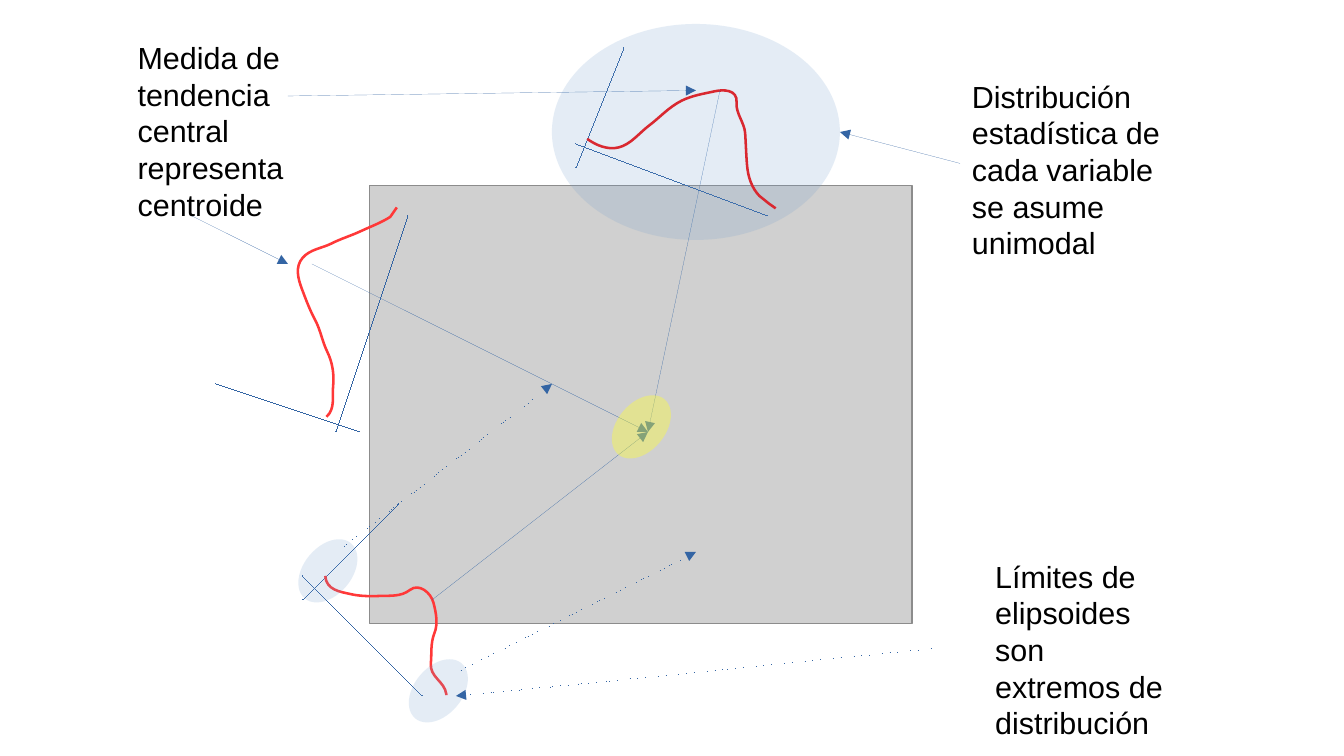
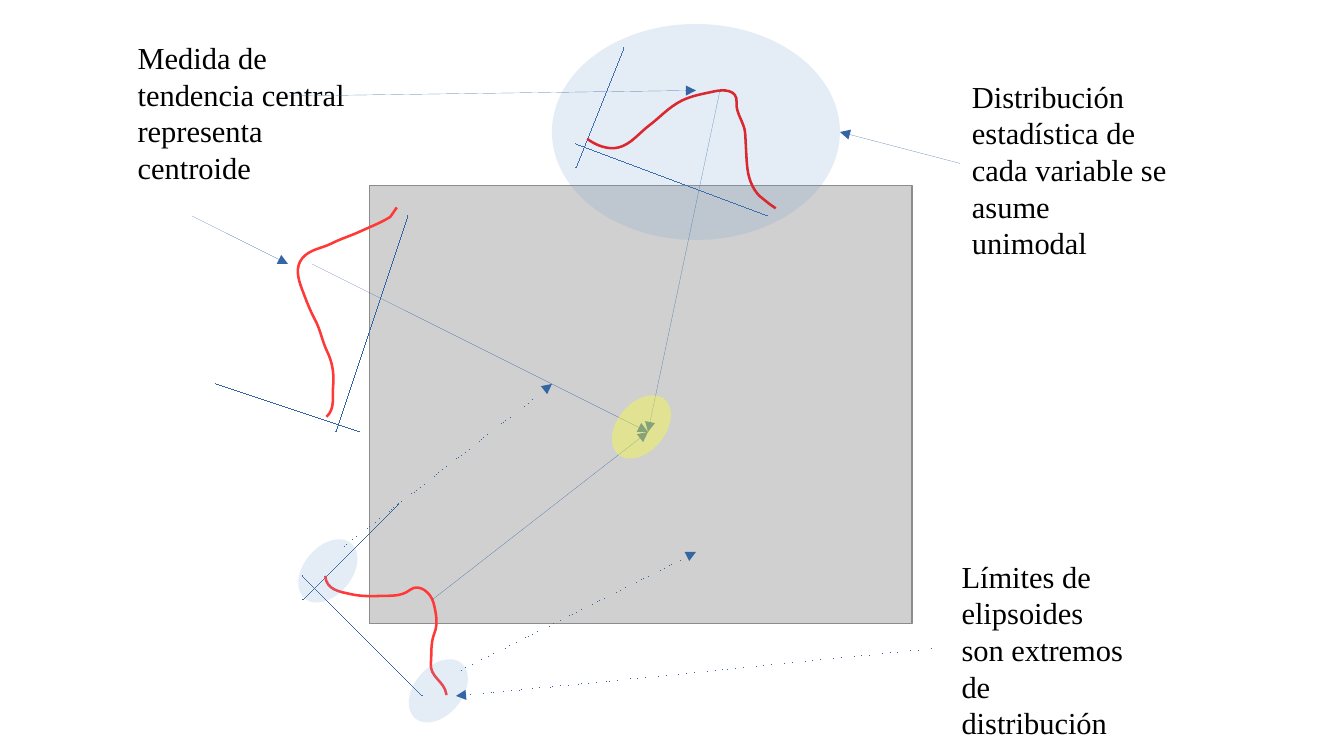
Before and after one commit to gerardommc/Ecologia-Teorica-II, a slide deck: slide 5 of Nicho/Caso-correlativo.odp. Drawn at 1344x756 pixels with LibreOffice and Linux fonts; fonts in the diff are those of the drawing; grey boxes stand for pictures. Boxes give left, top, right and bottom in pixels: in the first picture for what was removed or moved away, otherwise in the second. Text is boxed around its words. In the diff, an @@ line names an element or a change of style, - is before the commit and + after.

```diff
--- a/Nicho/Caso-correlativo.odp
+++ b/Nicho/Caso-correlativo.odp
@@ font Arial to Times New Roman in 3 elements at bbox=[972, 86, 1166, 255], bbox=[138, 48, 345, 180], bbox=[962, 566, 1123, 735] @@
@@ text "Límites de elipsoides son extremos ...": place and size @@
-text "Límites de elipsoides son extremos ..." at bbox=[995, 565, 1163, 735]
+text "Límites de elipsoides son extremos ..." at bbox=[962, 566, 1123, 735]
```
Also in this commit, not shown: 26 other slides changed, 5 slides added, 2 other files.
